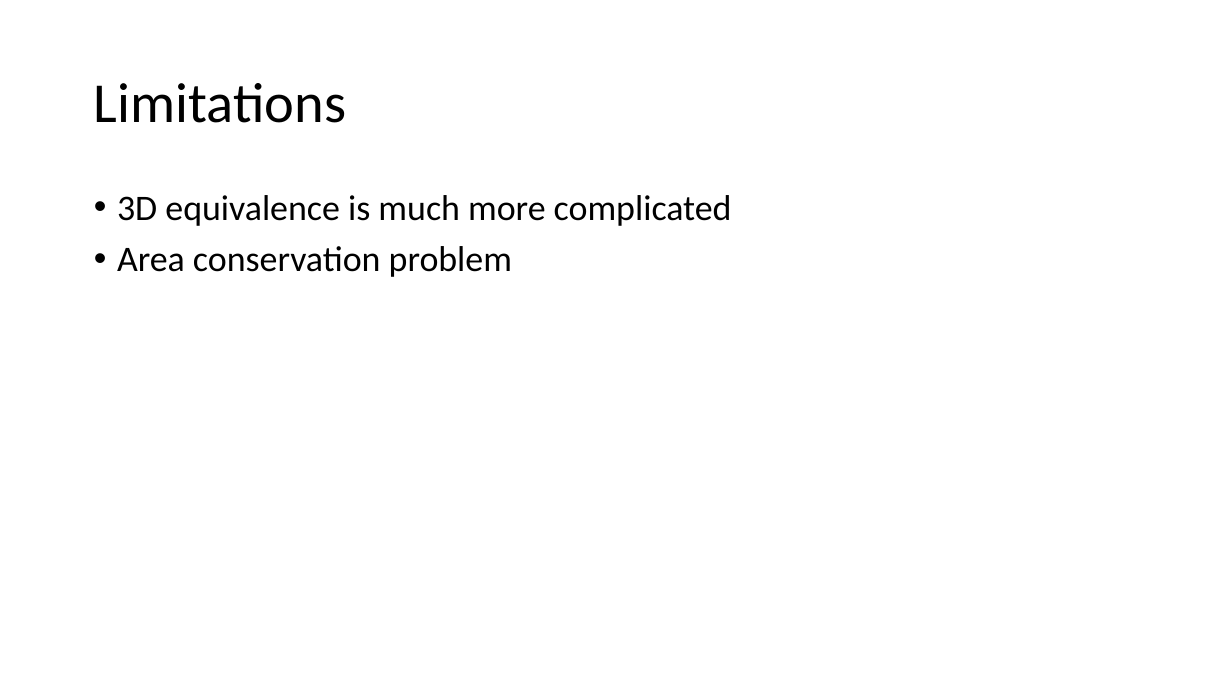
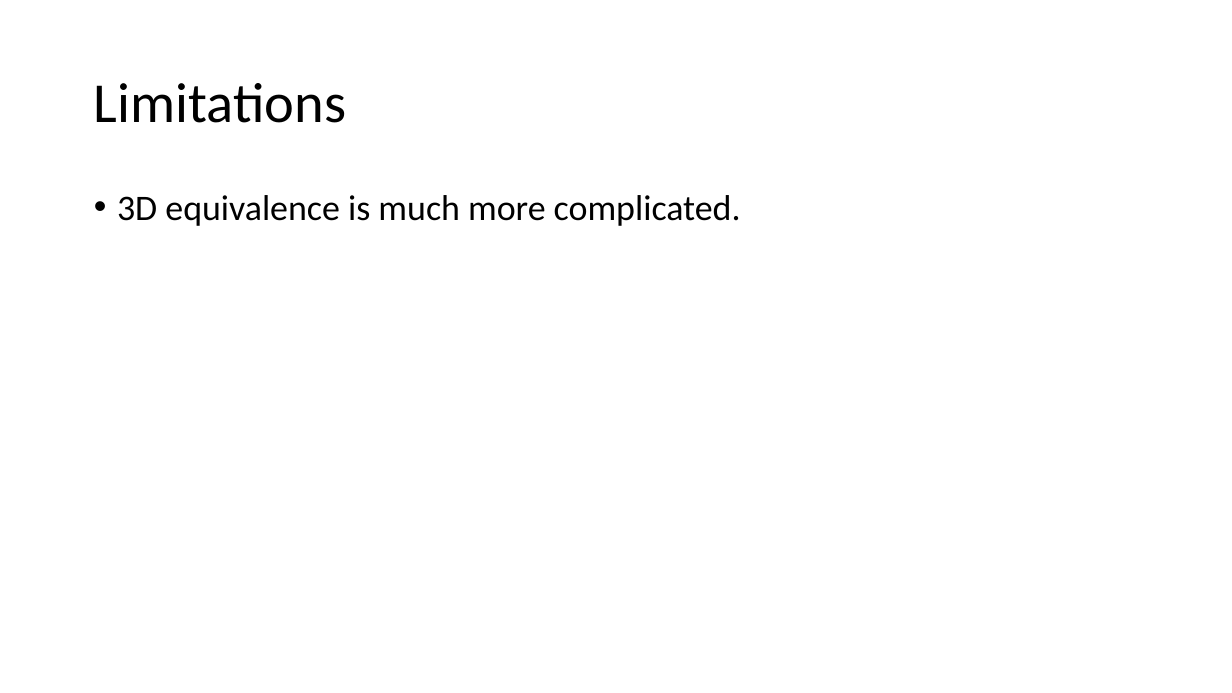
Before and after one commit to Daniel-Chin/droplet, a slide deck: slide 30 of APS_conf/slides.pptx (slide 29 before the commit). Drawn at 1232x693 pixels with LibreOffice and Linux fonts; fonts in the diff are those of the drawing. Boxes give left, top, right and bottom in pixels: in the first picture for what was removed or moved away, otherwise in the second. Text is boxed around its words. In the diff, an @@ line names an element or a change of style, - is before the commit and + after.

```diff
--- a/APS_conf/slides.pptx
+++ b/APS_conf/slides.pptx
@@ text at [117,195,741,226]: text changed @@
-• 3D equivalence is much more complicated
-• Area conservation problem
+• 3D equivalence is much more complicated.
```
Also in this commit, not shown: 9 other slides changed, 4 slides added, 3 slides removed, 1 other file.
